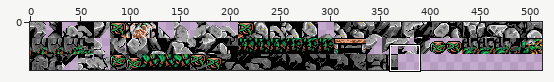
Sprite sheet, stored at Tiled-Project/assets/level2.png. Above: a wide view before the commit, with the close-up outlined.
Close-up. Before the edit:
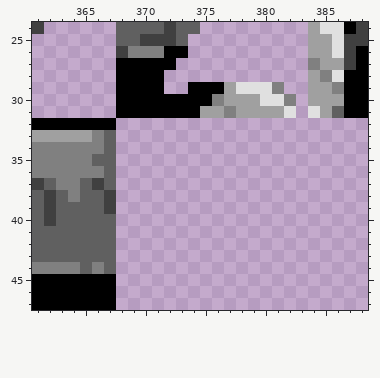
The file is 512x48 pixels. Shown: x 361..388, y 24..47.
After:
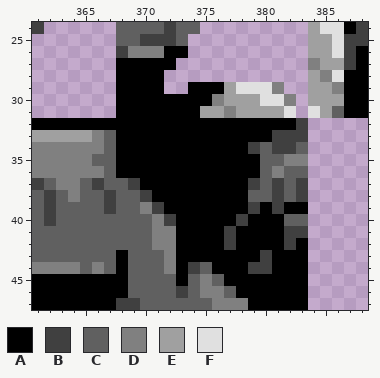
Palette (. is transparent): A #000000  B #404040  C #606060  D #808080  E #a0a0a0  F #e0e0e0
The edit:
y 32: x 368..383 ................ -> AAAAAAAAAAAAAAAB
y 33: x 368..383 ................ -> AAAAAAAAAAAAABBB
y 34: x 368..383 ................ -> AAAAAAAAAAABCBBC
y 35: x 368..383 ................ -> AAAAAAAAAAAACCDD
y 36: x 368..383 ................ -> AAAAAAAAAAAACDCC
y 37: x 368..383 ................ -> CBAAAAAAAAABCBCB
y 38: x 368..383 ................ -> CCBAAAAAAAACCBCB
y 39: x 368..383 ................ -> CCDBAAAAAAABABAA
y 40: x 368..383 ................ -> CCCDBAAAAABAAACC
y 41: x 368..383 ................ -> CCCDDAAAABAAAABB
y 42: x 368..383 ................ -> CCCDDAAAABAAAABA
y 43: x 368..383 ................ -> ACCCDAAAAAAABAAA
y 44: x 368..383 ................ -> ACCCDABCAAABBAAA
y 45: x 368..383 ................ -> ACCCCACDCAAAAAAA
y 46: x 368..383 ................ -> ACCCCBCDDCAAAAAA
y 47: x 368..383 ................ -> BBCCCCCCDDDAAAAA
